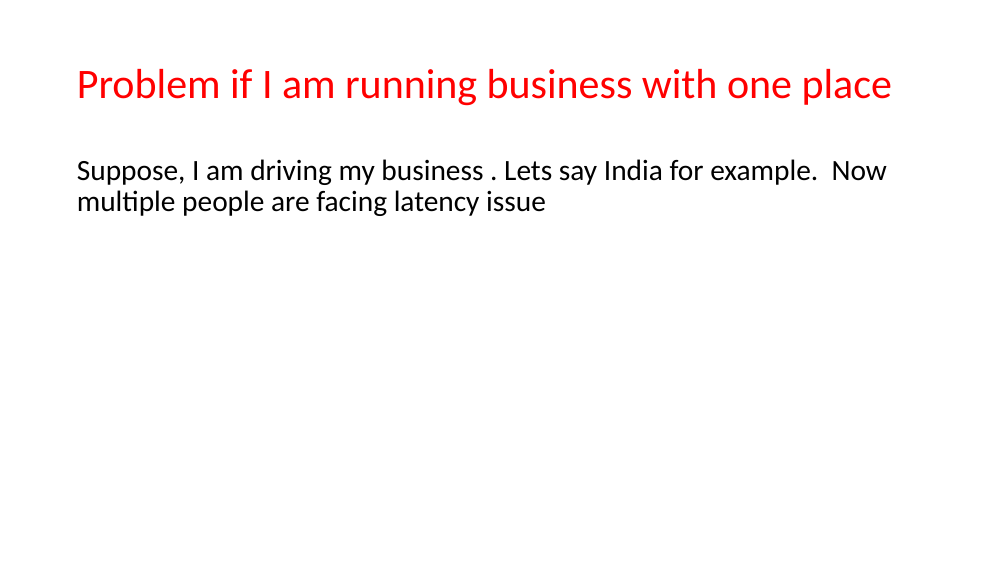
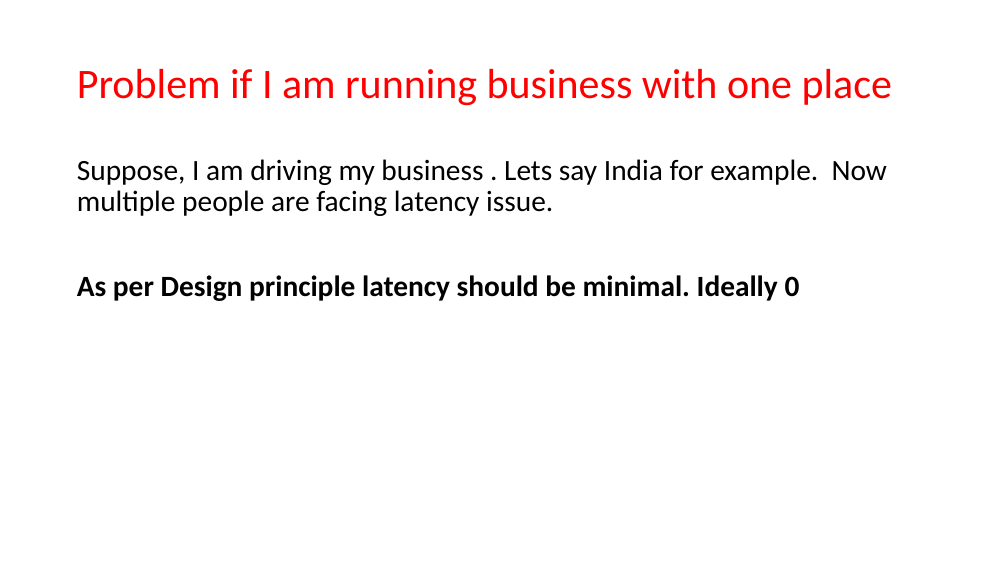
Before and after one commit to JanbaskDevops/Batch1, a slide deck: slide 7 of Backup/AzureCloud/Introduction to Cloud/Chapter1-Introduction to Cloud.pptx. Drawn at 1008x567 pixels with LibreOffice and Linux fonts; fonts in the diff are those of the drawing. Boxes give left, top, right and bottom in pixels: in the first picture for what was removed or moved away, otherwise in the second. Text is boxed around its words. In the diff, an @@ line names an element or a change of style, - is before the commit and + after.

```diff
--- a/Backup/AzureCloud/Introduction to Cloud/Chapter1-Introduction to Cloud.pptx
+++ b/Backup/AzureCloud/Introduction to Cloud/Chapter1-Introduction to Cloud.pptx
@@ text at (77, 159, 887, 301): text changed @@
-Suppose, I am driving my business . Lets say India for example. Now multiple people are facing latency issue
+Suppose, I am driving my business . Lets say India for example. Now multiple people are facing latency issue.
+As per Design principle latency should be minimal. Ideally 0
```
Also in this commit, not shown: 2 other slides changed, 3 slides added, 12 slides removed, 17 other files.
